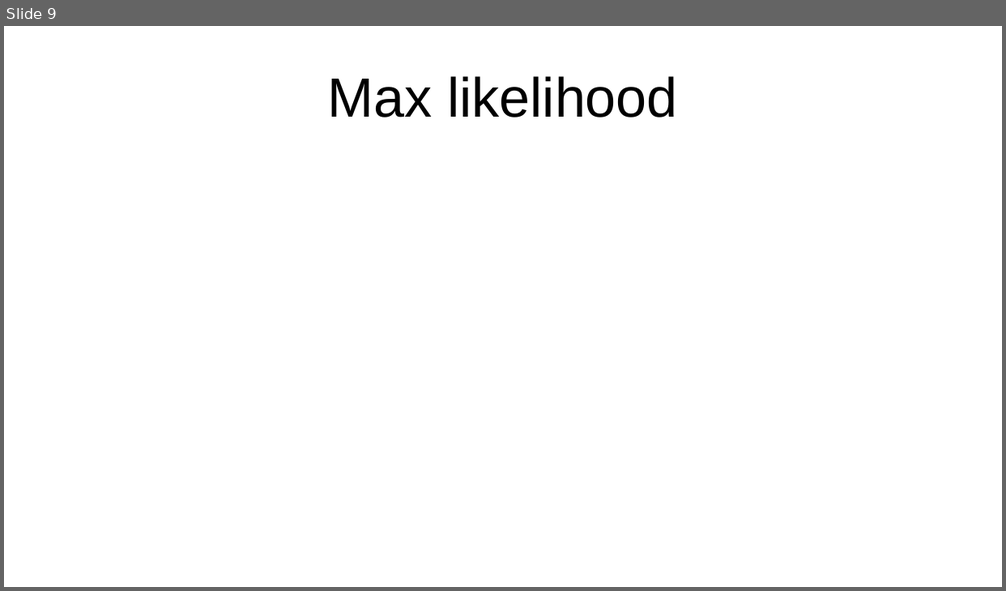
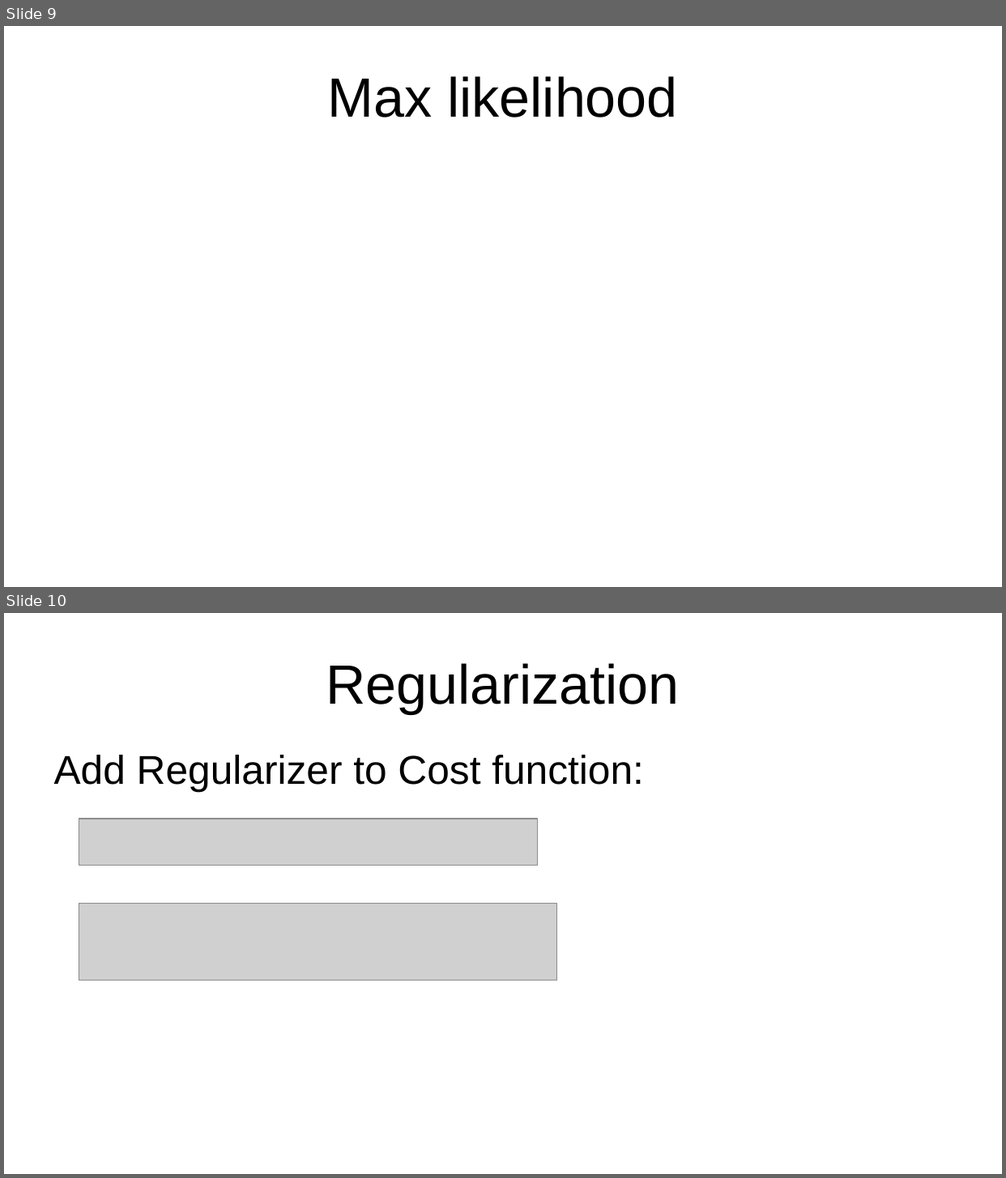
Before and after one commit to Xmann02/Boltzmann, a slide deck: Presentation.odp. Shown one above the other, each under a label of ours: slide 9 before the commit, slides 9 and 10 after it. The pictures are 1006x591 and 1006x1178 pixels, drawn with LibreOffice and Linux fonts; fonts in the diff are those of the drawing; grey boxes stand for pictures. Boxes give left, top, right and bottom in pixels: in the first picture for what was removed or moved away, otherwise in the second. Text is boxed around its words. In the diff, an @@ line names an element or a change of style, - is before the commit and + after.

```diff
--- a/Presentation.odp
+++ b/Presentation.odp
@@ slide 10 added at [4,613,1002,1174], background #FFFFFF @@
@@ title added at [326,663,679,714], 44 pt, text #000000 @@
+Regularization
@@ text added at [54,755,644,792], 32 pt, text #000000 @@
+Add Regularizer to Cost function:
@@ picture added at [79,819,537,865] @@
@@ picture added at [79,904,557,982] @@
```
Also in this commit, not shown: 7 slides changed, 7 other slides added, 6 slides removed.
